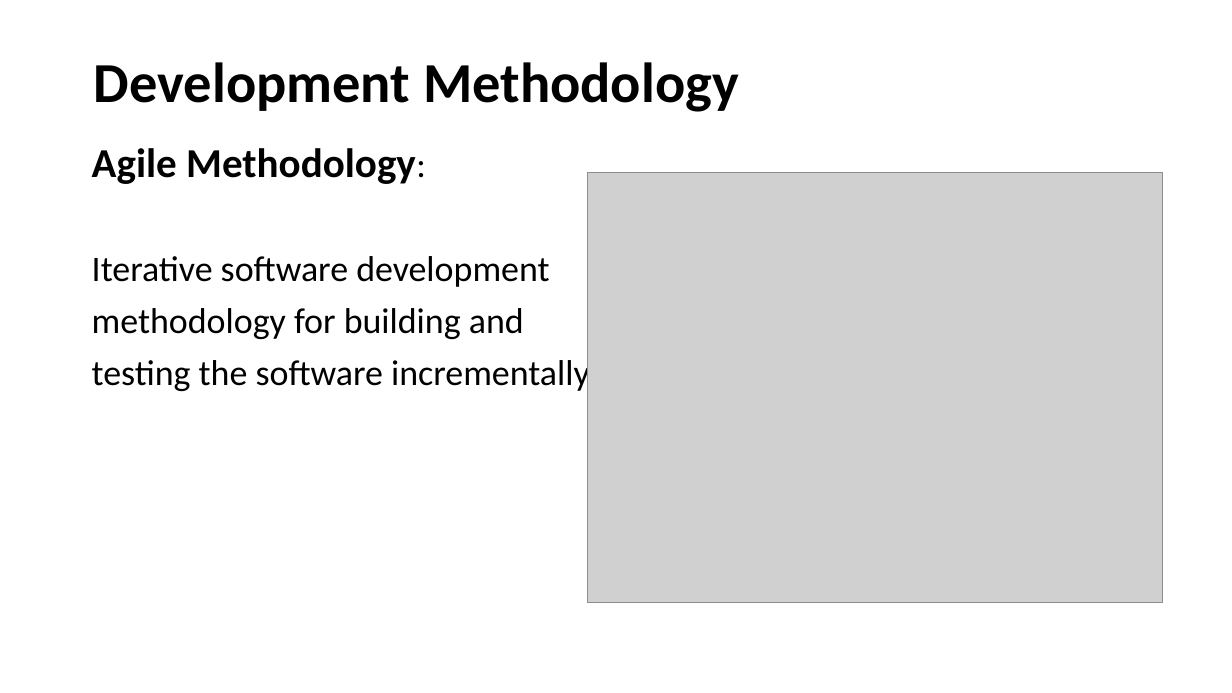
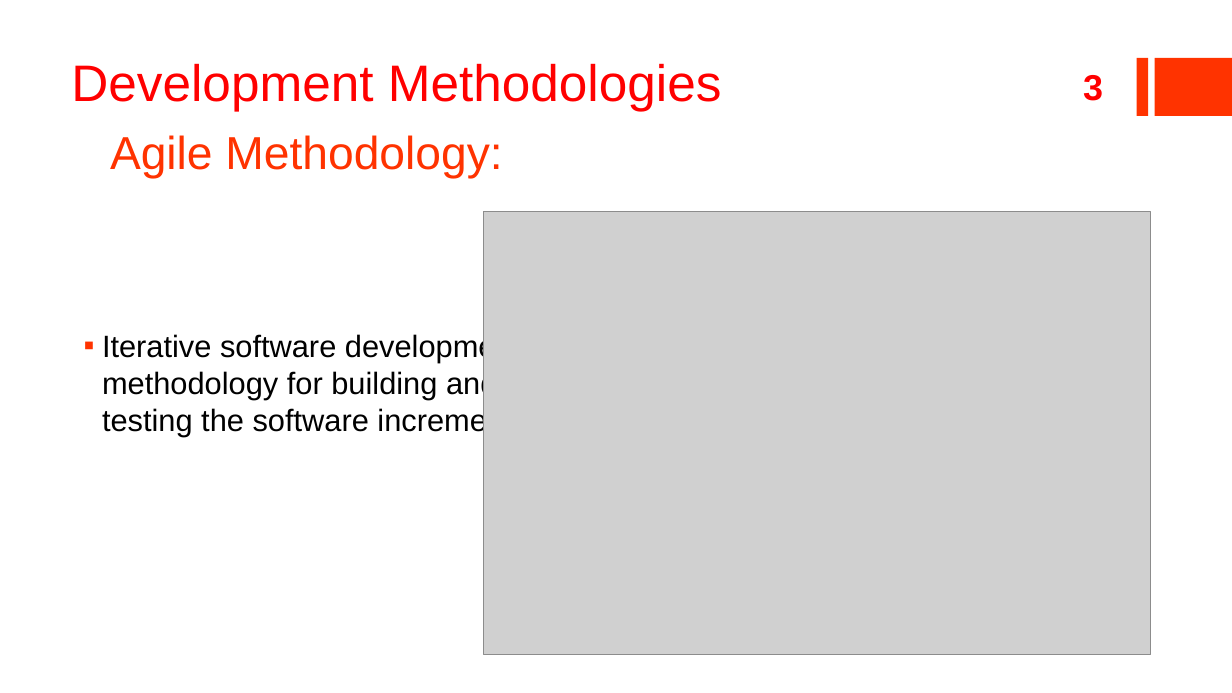
Before and after one commit to ildyria/Arimaa, a slide deck: slide 3 of Docs/Reports/Planning Presentation/V2Planning.pptx. Drawn at 1232x693 pixels with LibreOffice and Linux fonts; fonts in the diff are those of the drawing; grey boxes stand for pictures. Boxes give left, top, right and bottom in pixels: in the first picture for what was removed or moved away, otherwise in the second. Text is boxed around its words. In the diff, an @@ line names an element or a change of style, - is before the commit and + after.

```diff
--- a/Docs/Reports/Planning Presentation/V2Planning.pptx
+++ b/Docs/Reports/Planning Presentation/V2Planning.pptx
@@ rectangle added at box(1137, 58, 1149, 116), fill #FF3300 @@
@@ rectangle added at box(1155, 58, 1232, 116), fill #FF3300 @@
@@ text added at box(71, 63, 722, 111), 40 pt, text #FF0000 @@
+Development Methodologies
@@ page number added at box(1083, 75, 1103, 101), 28 pt, text #FF0000, bold @@
+3
@@ title "Agile Methodology:" at box(110, 135, 502, 179): vertical alignment middle to bottom @@
@@ title at box(110, 135, 502, 179): text changed; size 44 to 36 pt; font Calibri to Arial; text colour #000000 to #FF3300; bold off @@
-Development Methodology
+Agile Methodology:
@@ picture: place and size @@
-picture at box(588, 173, 1164, 603)
+picture at box(483, 212, 1151, 655)
@@ text at box(102, 332, 565, 436): text changed; size 28 to 24 pt; font Calibri to Arial @@
-Agile Methodology:
-Iterative software development
-methodology for building and
-testing the software incrementally.
+▪ Iterative software development
+  methodology for building and testing the software incrementally.
```
Also in this commit, not shown: 9 other slides changed, 2 slides added, 1 slide removed.
